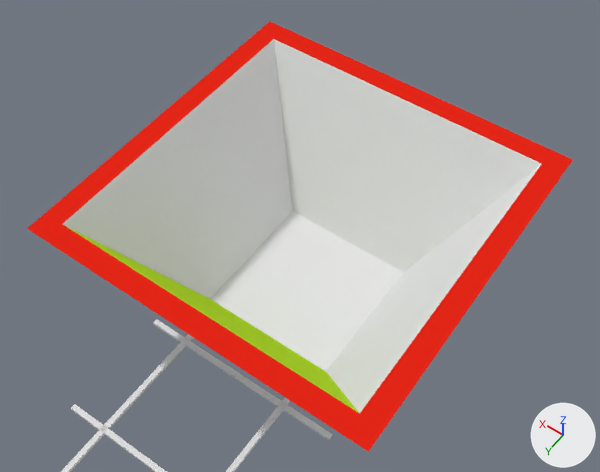
The Blender file temple-demo.blend as it was, and as the next commit left it.
Both versions are drawn from a camera (50 mm lens) standing at (-1.45, 2.1, 3.79) and looking at (0.06, -0.01, 0.47). Arrows for +X, +Y and +Z are at lower right; the lights stay in place.

In view in the first picture: 'Mine Kart', 'Trail'.
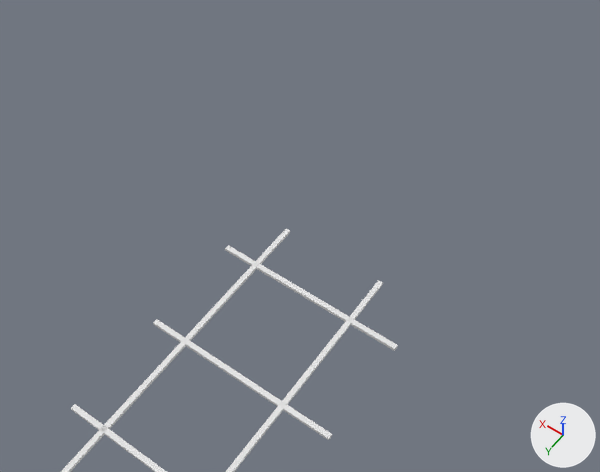
Pixel boxes (x1, y1, x2, y2) of what changed, in the pictures (600 x 472 px):
'Mine Kart', deleted: before (27, 21, 572, 452)
    faces in mat_material (white #e7e7e7): (63, 39, 541, 413)
    faces in mat_material_001 (red #e72718): (27, 21, 572, 452)
    faces in mat_material_002 (green #bce731): (64, 225, 359, 413)

The change, as a diff of the scene's bpy script:
```diff
--- a/temple-demo.blend.py
+++ b/temple-demo.blend.py
@@ ob_mine_kart @@
-ob_mine_kart = bpy.data.objects.new('Mine Kart', me_cube)
-ob_mine_kart.parent = ob_proxy
-ob_mine_kart.location = (0.0, 0.0, 0.0)
```
